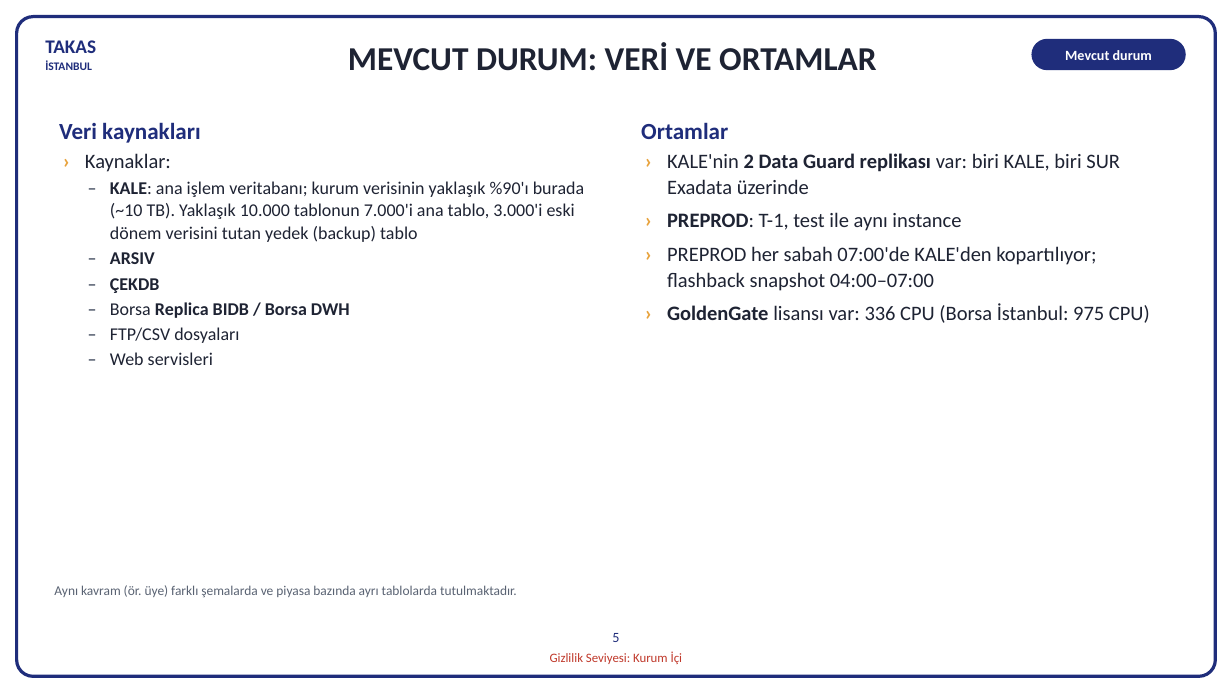
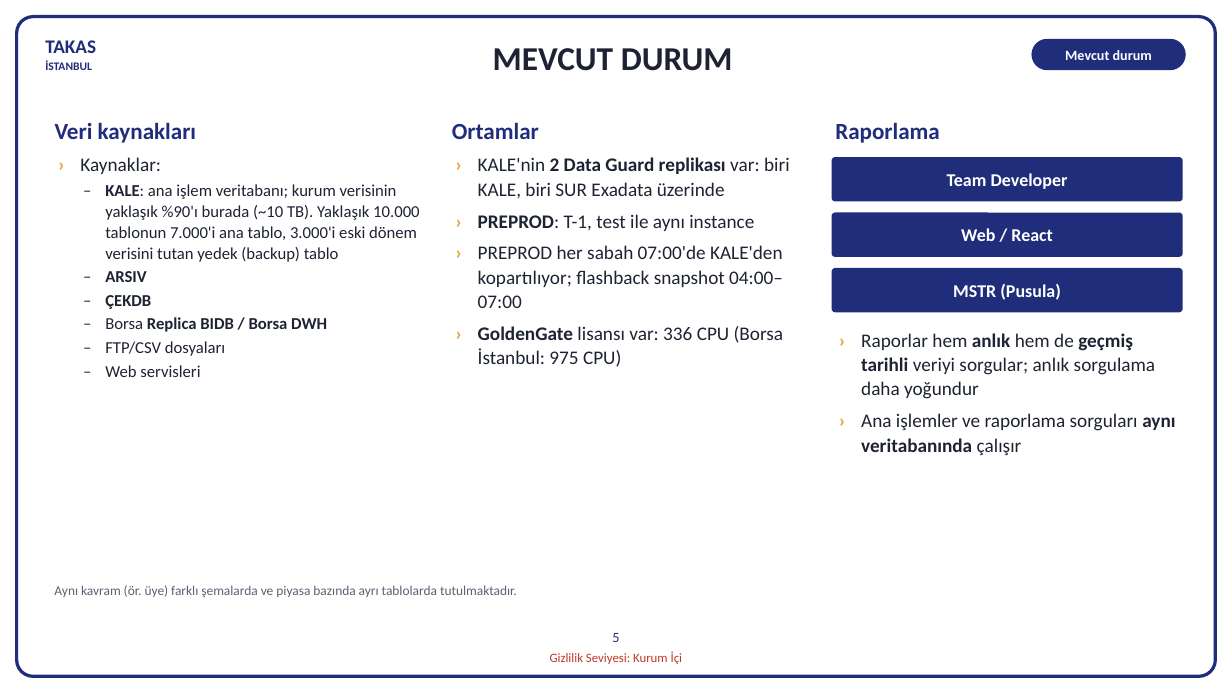
Before and after one commit to hanifidemirel0/Cursor-Projects, a slide deck: slide 5 of outputs/dwh-sunum-kasim-2026/5 - DWHSunum_Kasim2026.pptx. Drawn at 1232x693 pixels with LibreOffice and Linux fonts; fonts in the diff are those of the drawing. Boxes give left, top, right and bottom in pixels: in the first picture for what was removed or moved away, otherwise in the second. Text is boxed around its words. In the diff, an @@ line names an element or a change of style, - is before the commit and + after.

```diff
--- a/outputs/dwh-sunum-kasim-2026/5 - DWHSunum_Kasim2026.pptx
+++ b/outputs/dwh-sunum-kasim-2026/5 - DWHSunum_Kasim2026.pptx
@@ text at [493,48,733,71]: text changed @@
-MEVCUT DURUM: VERİ VE ORTAMLAR
+MEVCUT DURUM
@@ text "Veri kaynakları": place and size @@
-text "Veri kaynakları" at [59,122,200,143]
+text "Veri kaynakları" at [55,122,196,143]
@@ text "Ortamlar": place and size @@
-text "Ortamlar" at [641,122,728,139]
+text "Ortamlar" at [452,122,539,139]
@@ text "› Kaynaklar:" at [80,157,419,377]: size 16 to 15 pt in "› Kaynaklar:"; size 14 to 13 pt @@
@@ text "› KALE'nin 2 Data Guard ...": place and size @@
-text "› KALE'nin 2 Data Guard ..." at [667,153,1150,323]
+text "› KALE'nin 2 Data Guard ..." at [478,157,790,367]
@@ text "› KALE'nin 2 Data Guard ..." at [478,157,790,367]: size 16 to 15 pt @@
@@ text added at [835,122,940,143], 18 pt, text #1F2D7B, bold @@
+Raporlama
@@ rounded rectangle added at [832,157,1183,201], fill #1F2D7B, 14 pt, text #FFFFFF, bold @@
+Team Developer
@@ rounded rectangle added at [832,213,1183,257], fill #1F2D7B, 14 pt, text #FFFFFF, bold @@
+Web / React
@@ rounded rectangle added at [832,268,1183,312], fill #1F2D7B, 14 pt, text #FFFFFF, bold @@
+MSTR (Pusula)
@@ text added at [861,333,1175,455], 15 pt, text #1E2333 @@
+› Raporlar hem anlık hem de geçmiş tarihli veriyi sorgular; anlık sorgulama daha yoğundur
+› Ana işlemler ve raporlama sorguları aynı veritabanında çalışır
```
Also in this commit, not shown: 13 other slides changed, 1 slide removed, 4 other files.
